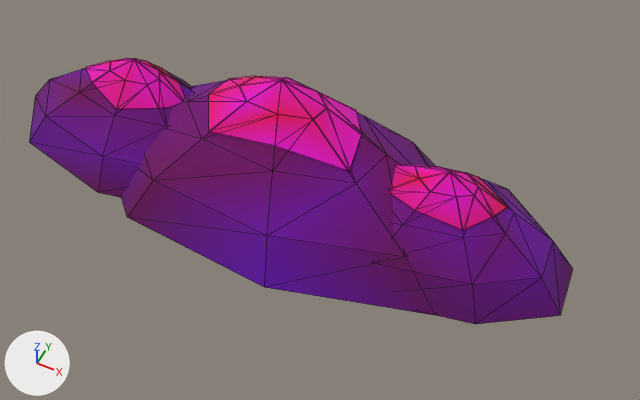
Two versions of the glTF model ArtSource/Exports/Environment/Mountain_Back_03.glb, one commit apart.
One viewpoint serves both versions: a camera (50 mm lens) standing at (48.8, -85.3, 105.9) and looking at (8.1, -4.0, 4.2). The lights are fixed; the arrows at lower left show +X, +Y and +Z. The picture after the commit comes second. Mesh edges are drawn as thin lines. Vertices at exactly the same position are counted once.

In view in the first picture: 'Mountain_Back_03'.
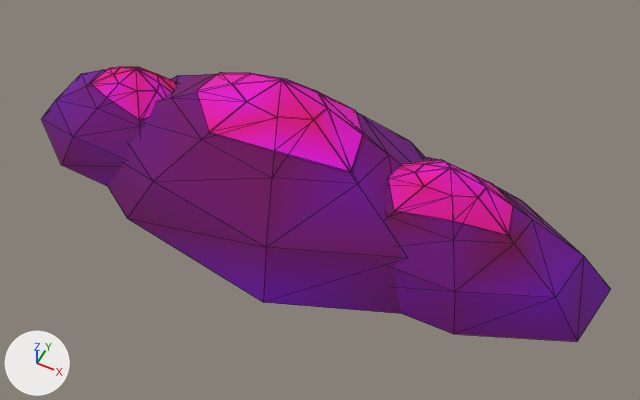
Pixel boxes (x1, y1, x2, y2) of what changed, in the pictures (640 x 400 px; the box of a moved part takes in the faces that stretch with it):
```json
{"object": "Mountain_Back_03", "change": "reshaped, recoloured", "before": [29, 58, 573, 324], "after": [42, 67, 611, 342]}
{"part": 1, "of": "me_mountain_back_03", "change": "moved or reshaped", "before": [29, 58, 573, 324], "after": [42, 67, 611, 342]}
{"part": 2, "of": "me_mountain_back_03", "change": "recoloured", "before": [29, 58, 573, 324], "after": [42, 67, 611, 342]}
```

Scene script edits in JSON lines:
```json
{"block": "me_mountain_back_03", "where": "# used by ob_mountain_back_03; location = (0.0, 0.0, 0.0)"}
{"op": "remove", "block": "me_mountain_back_03", "code": "me_mountain_back_03.from_pydata(...)  # 150 vertices, 240 faces; spans x -52.0..47.1, y -18.4..19.8, z -2.0..22.2"}
{"op": "add", "block": "me_mountain_back_03", "code": "me_mountain_back_03.from_pydata(...)  # 150 vertices, 240 faces; spans x -47.5..52.5, y -20.9..18.4, z -2.0..22.2"}
{"block": "me_mountain_back_03", "change": "me_mountain_back_03 part 1: 148 of 150 vertices moved; they spanned x -52.0..47.1, y -18.4..19.8, z -2.0..18.9 and now span x -47.5..52.5, y -20.9..18.4, z -2.0..18.9; mean shift (0.1, -0.1, -0.2); largest move (34.0, 3.4, -2.0) -> (-39.4, -4.1, -2.0)"}
{"block": "me_mountain_back_03", "change": "me_mountain_back_03 part 2: 240 faces centred in x -47.0..45.3, y -16.4..17.3, z -0.1..20.0 are repainted in the vertex colours; the middle colour goes from pink #fc00ba to pink #fc00b4"}
```
